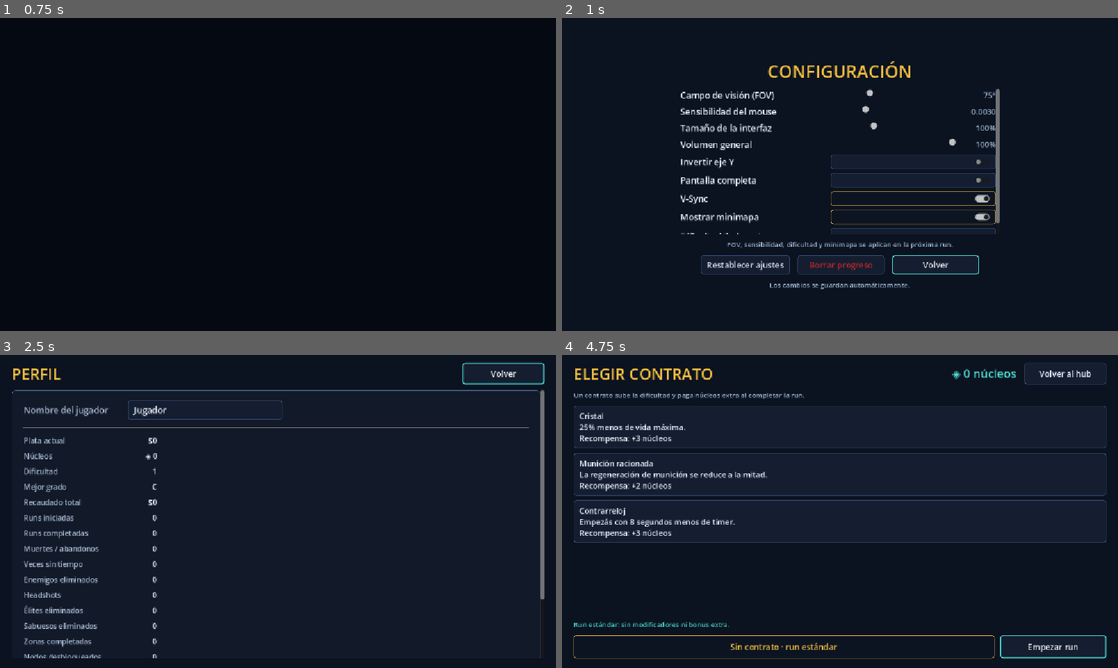
Above: before the commit, frames 1-4 (two rows, left to right).
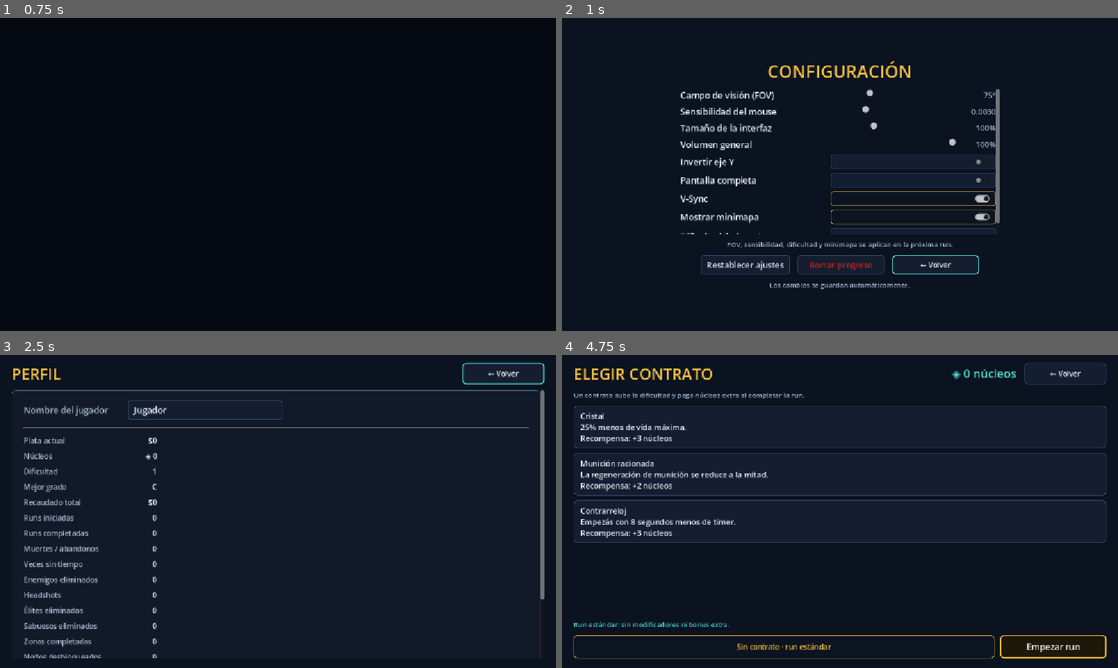
Above: after the commit, the same moments.

Repository: Veilen1/Deadline
Game: Godot game, scene res://scenes/ui/main_menu.tscn
The game is run twice, just before and just after one commit, with the same random seed, the same clock (stepped at 60 frames per second) and the same inputs.
Inputs:
- Up to frame 1 (0.75 s): click "Configuración" at 0.5 s
- Up to frame 2 (1 s): no input
- Up to frame 3 (2.5 s): click "Volver" (after the commit: "← Volver") at 1.25 s; click "Perfil" at 2 s
- Up to frame 4 (4.75 s): click "Volver" (after the commit: "← Volver") at 2.75 s; click "JUGAR" at 3.5 s; click "JUGAR" at 4.25 s

Frame 1 is identical in both runs. In frame 2, less than 0.1% of the frame differs, in the area x 59-75%, y 75-82%; in frame 3, 0.1%; in frame 4, 3.8%, in the area x 2-98%, y 2-98%.

Commit message:
feat(ui): unificar headers volver y acciones secundarias

Diff:
--- a/scenes/ui/challenges.gd
+++ b/scenes/ui/challenges.gd
@@ -114,6 +114,7 @@
 		var claim_button := Button.new()
 		claim_button.text = "Reclamar"
 		claim_button.custom_minimum_size = Vector2(170, 36)
+		claim_button.theme_type_variation = "SecondaryButton"
 		claim_button.pressed.connect(_on_claim_pressed.bind(challenge_id))
 		actions.add_child(claim_button)
 	else:
--- a/scenes/ui/challenges.tscn
+++ b/scenes/ui/challenges.tscn
@@ -58,7 +58,8 @@
 [node name="BackButton" type="Button" parent="Margin/VBox/TopBar"]
 custom_minimum_size = Vector2(170, 40)
 layout_mode = 2
-text = "Volver al hub"
+theme_type_variation = "SecondaryButton"
+text = "← Volver"
 
 [node name="StatusLabel" type="Label" parent="Margin/VBox"]
 layout_mode = 2
--- a/scenes/ui/contracts.gd
+++ b/scenes/ui/contracts.gd
@@ -45,6 +45,7 @@
 		button.button_group = _group
 		button.custom_minimum_size = Vector2(0, 88)
 		button.alignment = HORIZONTAL_ALIGNMENT_LEFT
+		button.theme_type_variation = "SecondaryButton"
 		button.add_theme_font_size_override("font_size", 16)
 		button.text = "%s\n%s\nRecompensa: +%d núcleos" % [
 			str(data.get("title", contract_id)),
--- a/scenes/ui/contracts.tscn
+++ b/scenes/ui/contracts.tscn
@@ -58,7 +58,8 @@
 [node name="BackButton" type="Button" parent="Margin/VBox/TopBar"]
 custom_minimum_size = Vector2(170, 40)
 layout_mode = 2
-text = "Volver al hub"
+theme_type_variation = "SecondaryButton"
+text = "← Volver"
 
 [node name="HintLabel" type="Label" parent="Margin/VBox"]
 layout_mode = 2
@@ -91,9 +92,11 @@
 custom_minimum_size = Vector2(0, 48)
 layout_mode = 2
 size_flags_horizontal = 3
+theme_type_variation = "SecondaryButton"
 text = "Sin contrato · run estándar"
 
 [node name="StartButton" type="Button" parent="Margin/VBox/Bottom"]
 custom_minimum_size = Vector2(220, 48)
 layout_mode = 2
+theme_type_variation = "PrimaryButton"
 text = "Empezar run"
--- a/scenes/ui/profile.tscn
+++ b/scenes/ui/profile.tscn
@@ -63,7 +63,8 @@
 [node name="BackButton" type="Button" parent="Margin/VBox/TopBar"]
 custom_minimum_size = Vector2(170, 40)
 layout_mode = 2
-text = "Volver"
+theme_type_variation = "SecondaryButton"
+text = "← Volver"
 
 [node name="Scroll" type="ScrollContainer" parent="Margin/VBox"]
 layout_mode = 2
--- a/scenes/ui/settings.tscn
+++ b/scenes/ui/settings.tscn
@@ -265,7 +265,8 @@
 [node name="BackButton" type="Button" parent="CenterContainer/Menu/Buttons"]
 custom_minimum_size = Vector2(180, 40)
 layout_mode = 2
-text = "Volver"
+theme_type_variation = "SecondaryButton"
+text = "← Volver"
 
 [node name="StatusLabel" type="Label" parent="CenterContainer/Menu"]
 layout_mode = 2
--- a/scenes/ui/shop.gd
+++ b/scenes/ui/shop.gd
@@ -140,6 +140,7 @@
 		var buy_button := Button.new()
 		buy_button.text = "Comprar"
 		buy_button.custom_minimum_size = Vector2(150, 38)
+		buy_button.theme_type_variation = "SecondaryButton"
 		buy_button.disabled = GameState.money < data.price
 		buy_button.pressed.connect(_on_buy_pressed.bind(weapon_id))
 		actions.add_child(buy_button)
@@ -147,6 +148,7 @@
 		var equip_button := Button.new()
 		equip_button.text = "Equipar"
 		equip_button.custom_minimum_size = Vector2(150, 38)
+		equip_button.theme_type_variation = "SecondaryButton"
 		equip_button.pressed.connect(_on_equip_pressed.bind(weapon_id))
 		actions.add_child(equip_button)
 	else:
--- a/scenes/ui/shop.tscn
+++ b/scenes/ui/shop.tscn
@@ -58,7 +58,8 @@
 [node name="BackButton" type="Button" parent="Margin/VBox/TopBar"]
 custom_minimum_size = Vector2(170, 40)
 layout_mode = 2
-text = "Volver al hub"
+theme_type_variation = "SecondaryButton"
+text = "← Volver"
 
 [node name="Scroll" type="ScrollContainer" parent="Margin/VBox"]
 layout_mode = 2
--- a/scenes/ui/skill_tree.tscn
+++ b/scenes/ui/skill_tree.tscn
@@ -79,12 +79,14 @@
 [node name="ConvertButton" type="Button" parent="Margin/VBox/TopBar"]
 custom_minimum_size = Vector2(190, 40)
 layout_mode = 2
+theme_type_variation = "SecondaryButton"
 text = "Convertir $250 → ◈1"
 
 [node name="BackButton" type="Button" parent="Margin/VBox/TopBar"]
 custom_minimum_size = Vector2(170, 40)
 layout_mode = 2
-text = "Volver al hub"
+theme_type_variation = "SecondaryButton"
+text = "← Volver"
 
 [node name="MapScroll" type="ScrollContainer" parent="Margin/VBox"]
 layout_mode = 2
